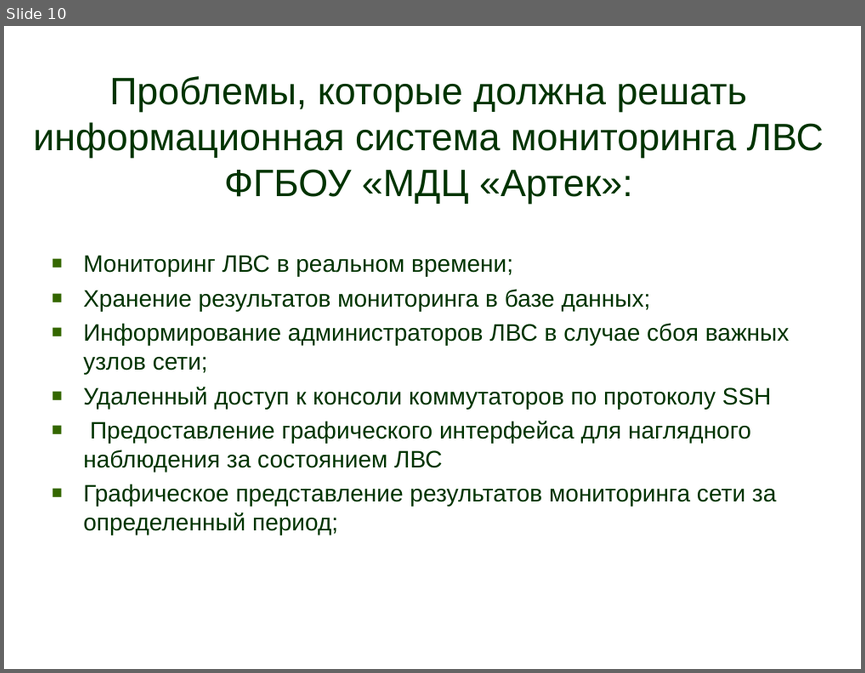
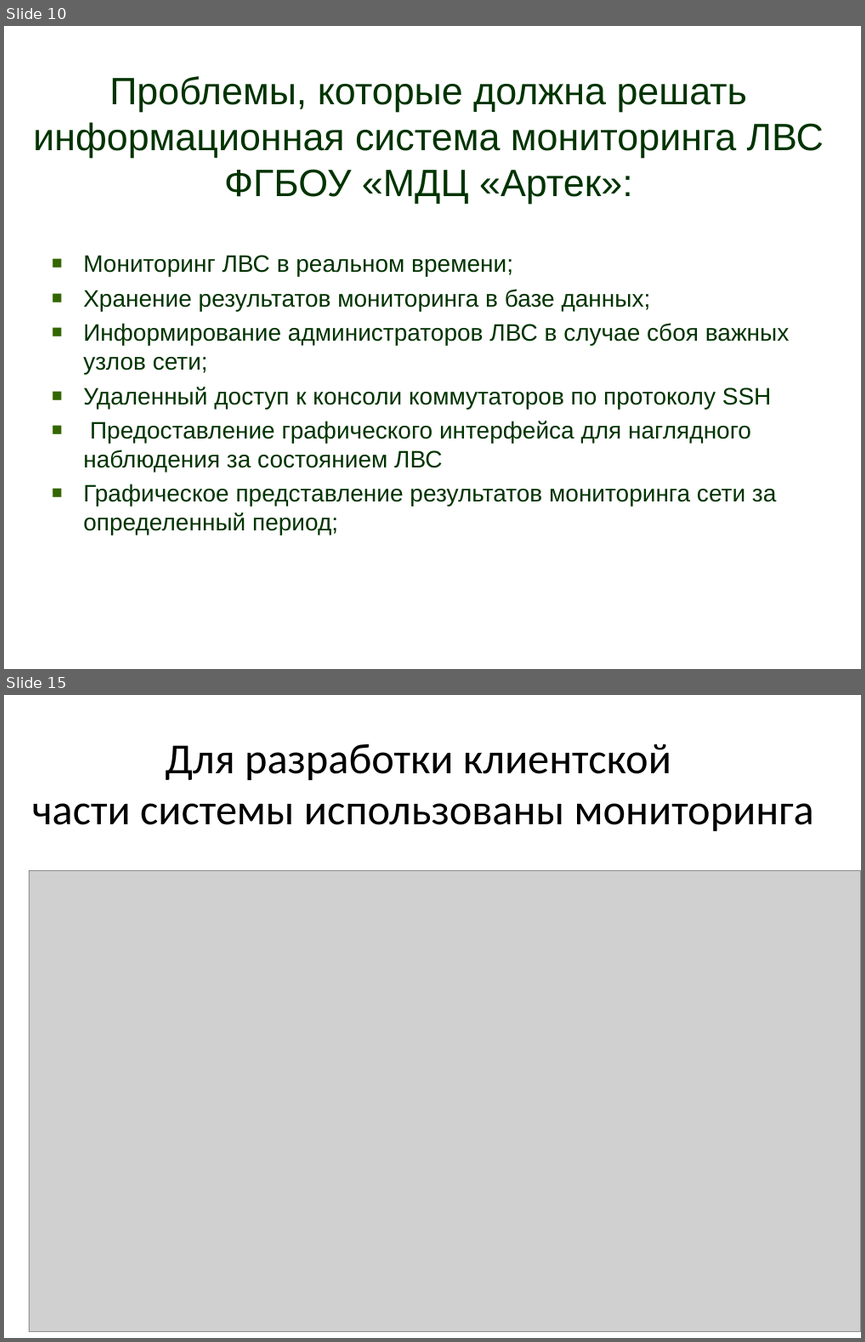
Before and after one commit to denis6705/diplom, a slide deck: Презентация.pptx. Shown one above the other, each under a label of ours: slide 10 before the commit, slides 10 and 15 after it; the slides between them are not shown. The pictures are 865x673 and 865x1342 pixels, drawn with LibreOffice and Linux fonts; fonts in the diff are those of the drawing; grey boxes stand for pictures. Boxes give left, top, right and bottom in pixels: in the first picture for what was removed or moved away, otherwise in the second. Text is boxed around its words. In the diff, an @@ line names an element or a change of style, - is before the commit and + after.

```diff
--- a/Презентация.pptx
+++ b/Презентация.pptx
@@ slide 15 added at [4, 695, 861, 1338], background #FFFFFF @@
@@ text added at [32, 743, 814, 831], 36 pt, text #000000 @@
+Для разработки клиентской
+части системы использованы мониторинга
@@ picture added at [29, 871, 861, 1332] @@
```
Also in this commit, not shown: 6 slides changed, 5 other slides added, 1 slide removed, 4 other files.
